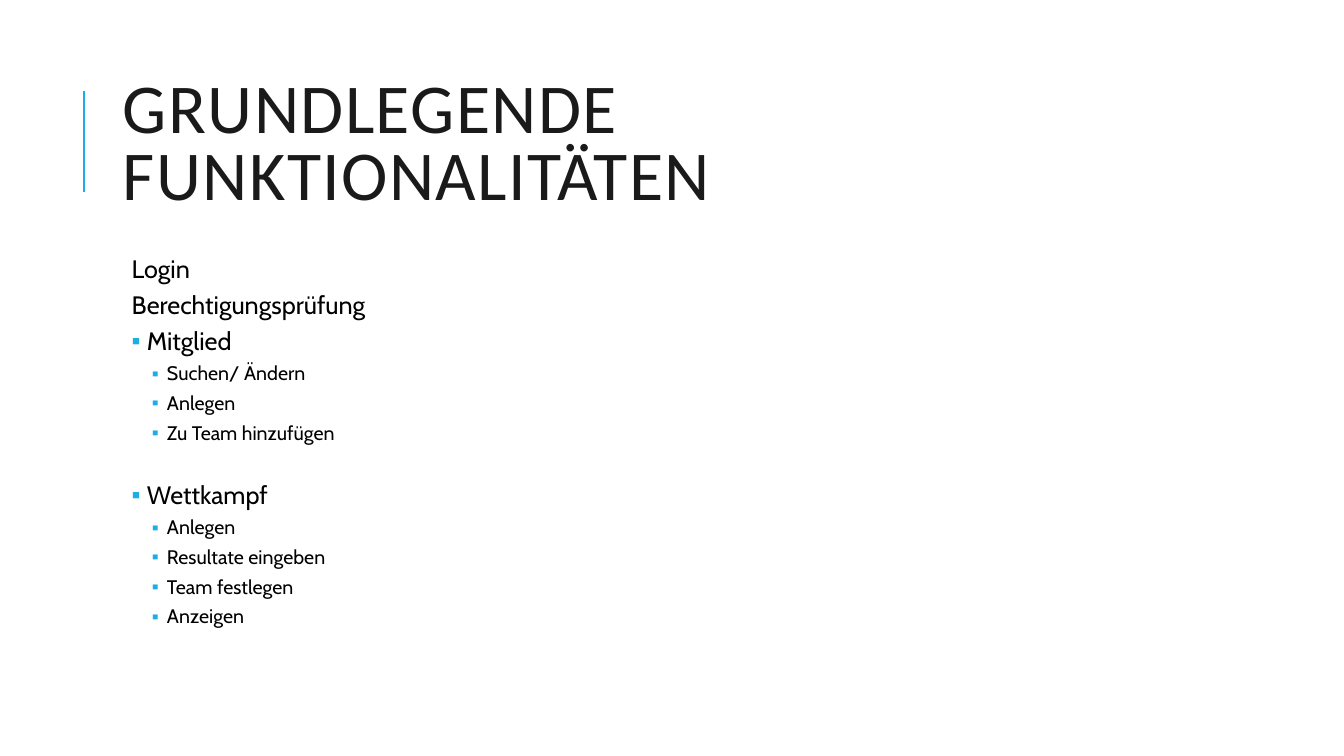
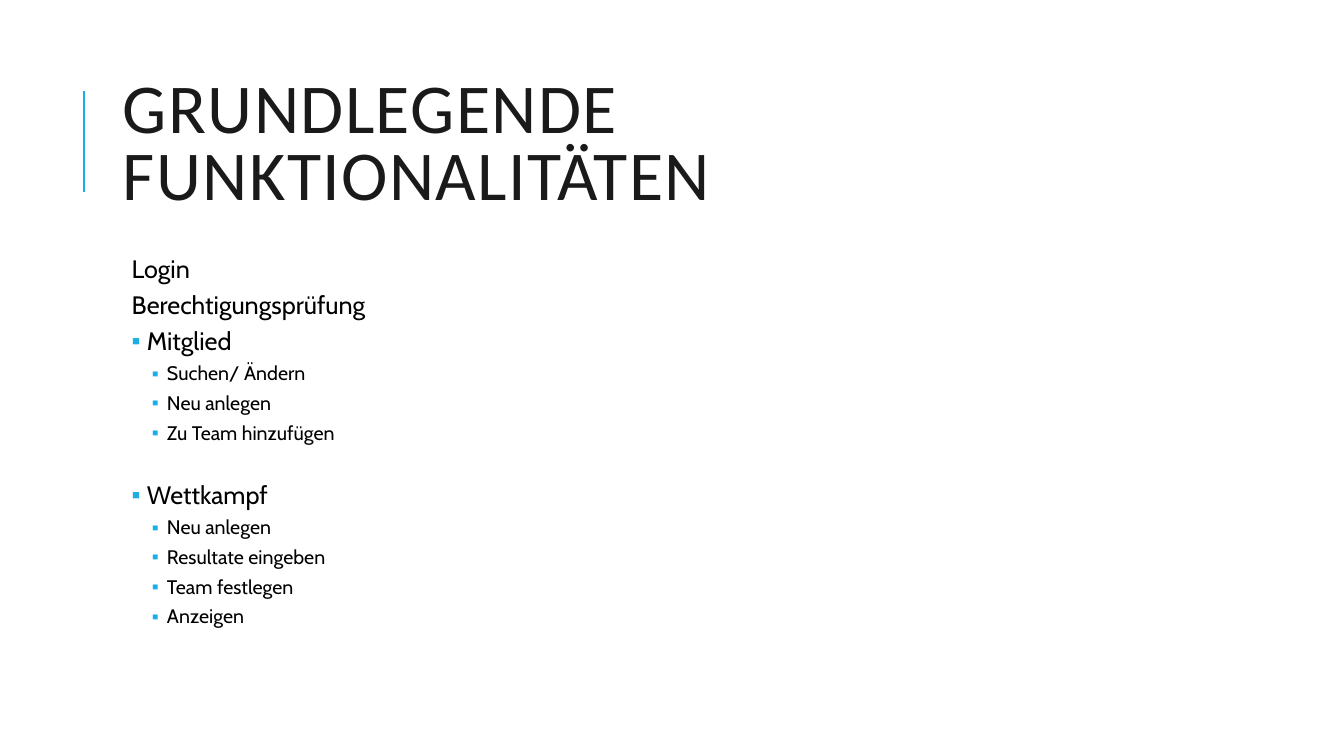
Before and after one commit to Dabjazz/SportsClubManager, a slide deck: slide 32 of Presentation/Presentation.pptx (slide 33 before the commit). Drawn at 1344x756 pixels with LibreOffice and Linux fonts; fonts in the diff are those of the drawing. Boxes give left, top, right and bottom in pixels: in the first picture for what was removed or moved away, otherwise in the second. Text is boxed around its words. In the diff, an @@ line names an element or a change of style, - is before the commit and + after.

```diff
--- a/Presentation/Presentation.pptx
+++ b/Presentation/Presentation.pptx
@@ text at [167, 395, 271, 415]: text changed @@
-    ▪ Anlegen
+    ▪ Neu anlegen
@@ text at [167, 519, 271, 539]: text changed @@
-    ▪ Anlegen
+    ▪ Neu anlegen
```
Also in this commit, not shown: 2 other slides changed, 1 slide added, 2 slides removed, 1 other file.
